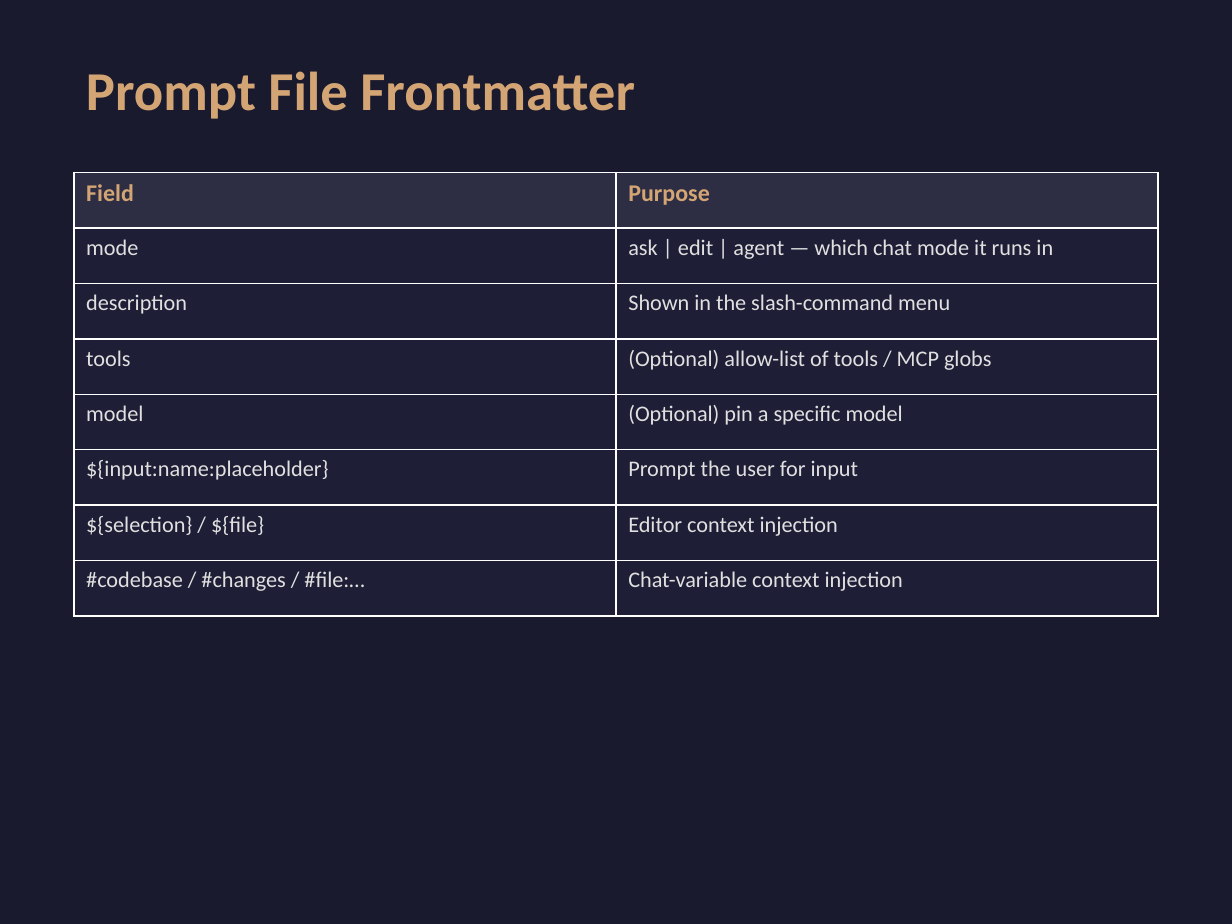
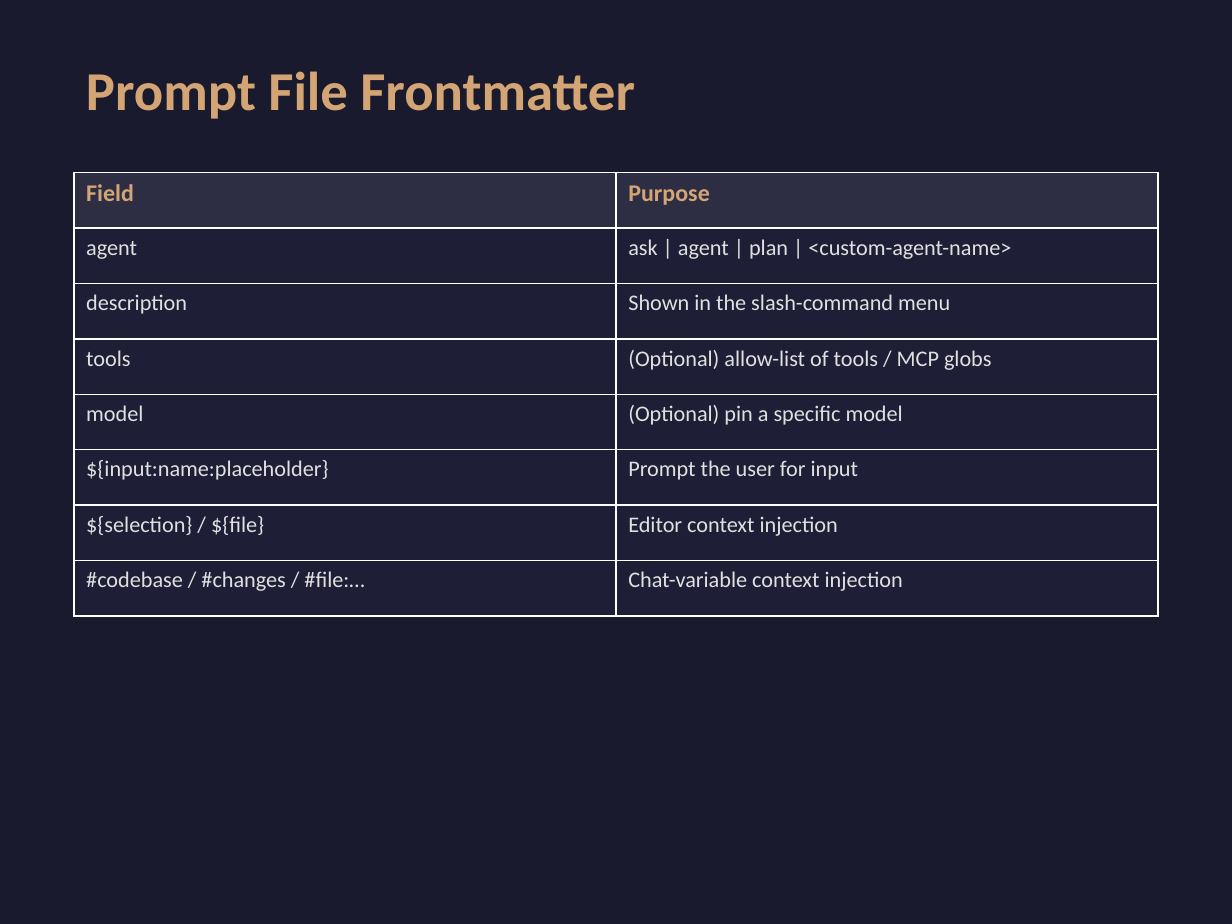
Before and after one commit to zachschillaci27/github-copilot-workshop, a slide deck: slide 19 of slides.pptx. Drawn at 1232x924 pixels with LibreOffice and Linux fonts; fonts in the diff are those of the drawing. Boxes give left, top, right and bottom in pixels: in the first picture for what was removed or moved away, otherwise in the second. Text is boxed around its words. In the diff, an @@ line names an element or a change of style, - is before the commit and + after.

```diff
--- a/slides.pptx
+++ b/slides.pptx
@@ table at bbox=[74, 172, 1158, 616] @@
-row 2, column 1: mode
+row 2, column 1: agent
-row 2, column 2: ask | edit | agent — which chat mode it runs in
+row 2, column 2: ask | agent | plan | <custom-agent-name>
```
Also in this commit, not shown: 6 other slides changed, 19 other files.
